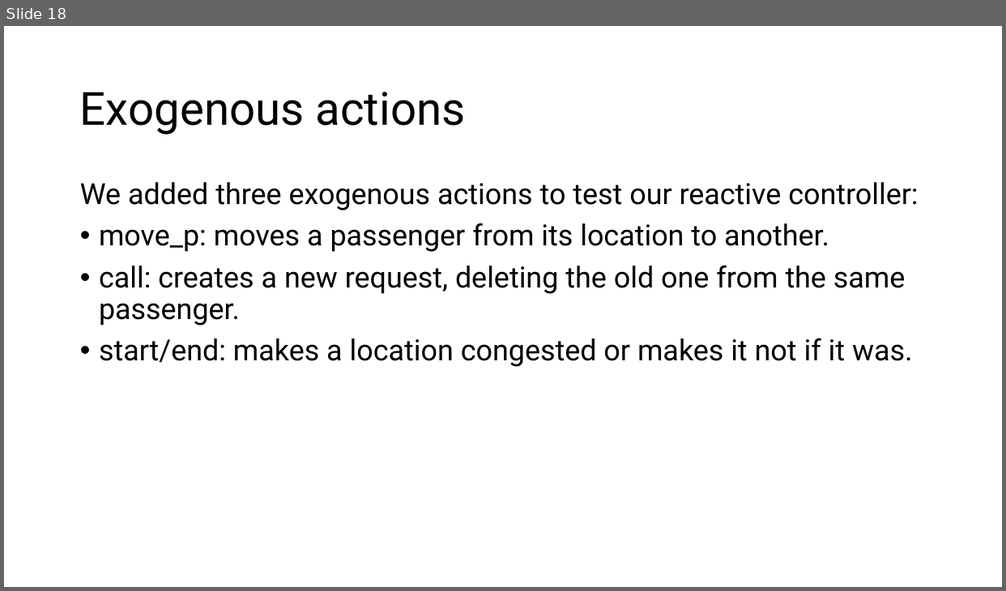
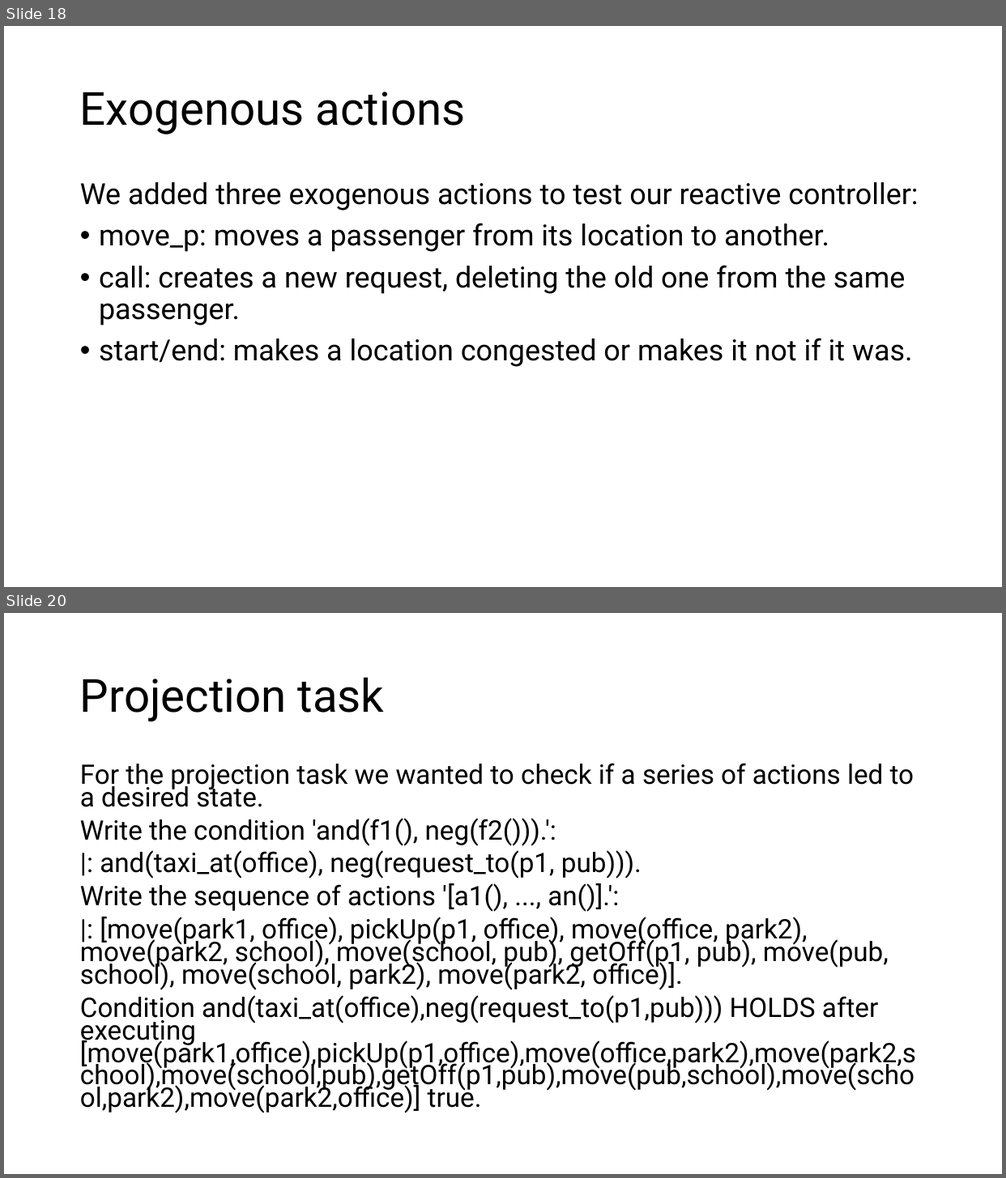
Before and after one commit to serenaragaglia/taxi_planning, a slide deck: documents/planning.pptx. Shown one above the other, each under a label of ours: slide 18 before the commit, slides 18 and 20 after it; the slides between them are not shown. The pictures are 1006x591 and 1006x1178 pixels, drawn with LibreOffice and Linux fonts; fonts in the diff are those of the drawing. Boxes give left, top, right and bottom in pixels: in the first picture for what was removed or moved away, otherwise in the second. Text is boxed around its words. In the diff, an @@ line names an element or a change of style, - is before the commit and + after.

```diff
--- a/documents/planning.pptx
+++ b/documents/planning.pptx
@@ slide 20 added at [4, 613, 1002, 1174], background #FFFFFF @@
@@ title added at [80, 677, 385, 722], 44 pt, text #000000 @@
+Projection task
@@ text added at [80, 763, 916, 1114], 25.9 pt, text #000000 @@
+For the projection task we wanted to check if a series of actions led to a desired state.
+Write the condition 'and(f1(), neg(f2())).':
+|: and(taxi_at(office), neg(request_to(p1, pub))).
+Write the sequence of actions '[a1(), ..., an()].':
+|: [move(park1, office), pickUp(p1, office), move(office, park2), move(park2, school), move(school, pub), getOff(p1, pub), move(pub, school), move(school, park2), move(park2, office)].
+Condition and(taxi_at(office),neg(request_to(p1,pub))) HOLDS after executing [move(park1,office),pickUp(p1,office),move(office,park2),move(park2,school),move(school,pub),getOff(p1,pub),move(pub,school),move(school,park2),move(park2,office)] true.
```
Also in this commit, not shown: 4 slides changed, 1 other slide added.
